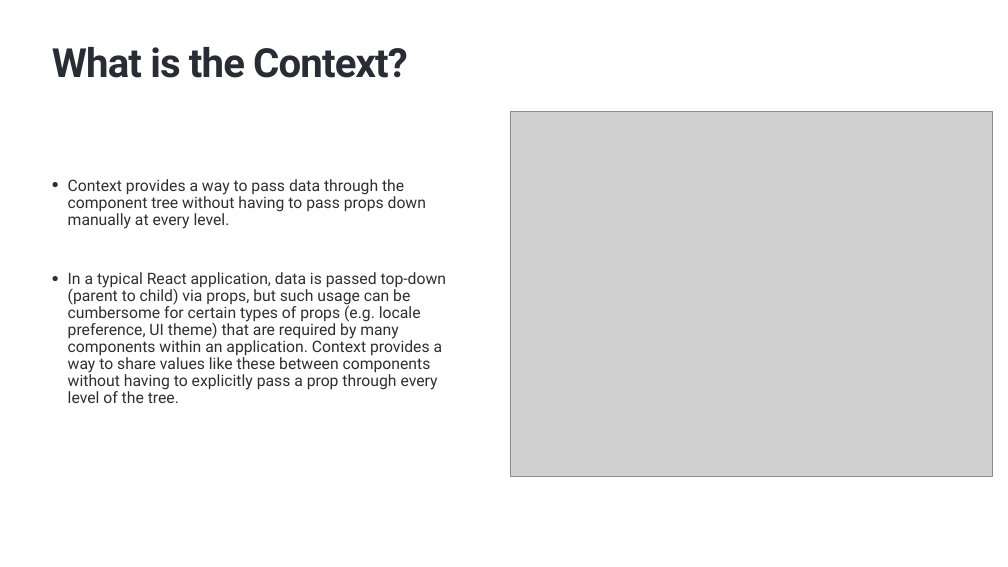
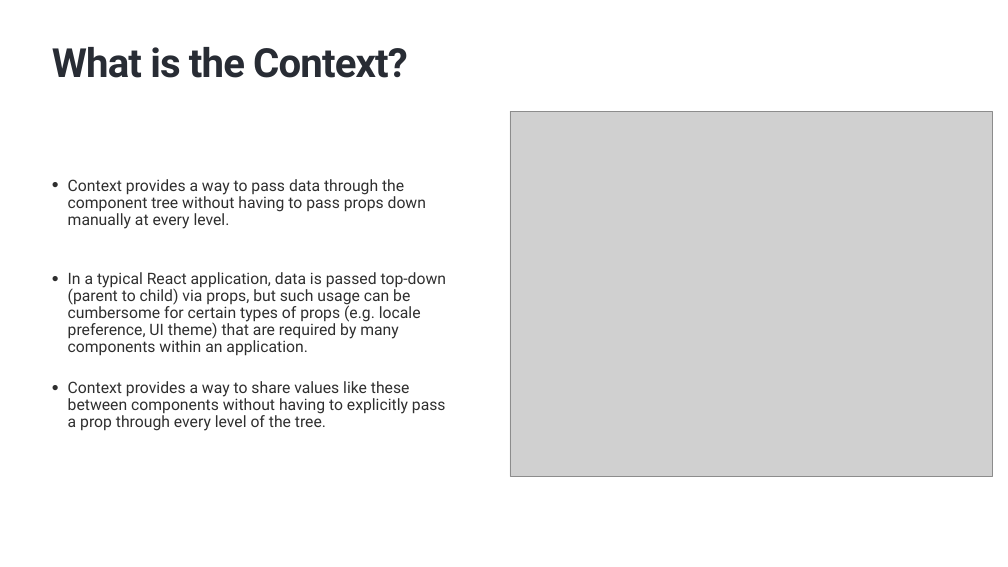
Before and after one commit to JS-RUH-1/React-Lessons, a slide deck: slide 7 of useContext.pptx (slide 3 before the commit). Drawn at 1008x567 pixels with LibreOffice and Linux fonts; fonts in the diff are those of the drawing; grey boxes stand for pictures; background and template pictures are left out. Boxes give left, top, right and bottom in pixels: in the first picture for what was removed or moved away, otherwise in the second. Text is boxed around its words. In the diff, an @@ line names an element or a change of style, - is before the commit and + after.

```diff
--- a/useContext.pptx
+++ b/useContext.pptx
@@ text at (x1=68, y1=272, x2=447, y2=431): text changed @@
-• In a typical React application, data is passed top-down (parent to child) via props, but such usage can be cumbersome for certain types of props (e.g. locale preference, UI theme) that are required by many components within an application. Context provides a way to share values like these between components without having to explicitly pass a prop through every level of the tree.
+• In a typical React application, data is passed top-down (parent to child) via props, but such usage can be cumbersome for certain types of props (e.g. locale preference, UI theme) that are required by many components within an application.
+• Context provides a way to share values like these between components without having to explicitly pass a prop through every level of the tree.
```
Also in this commit, not shown: 1 other slide changed, 4 slides added, 3 other files.
